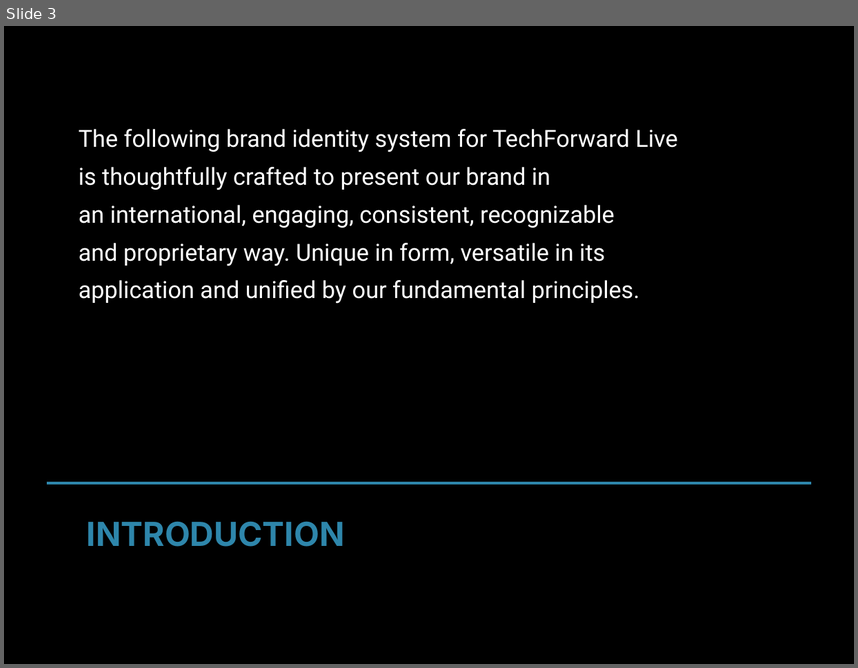
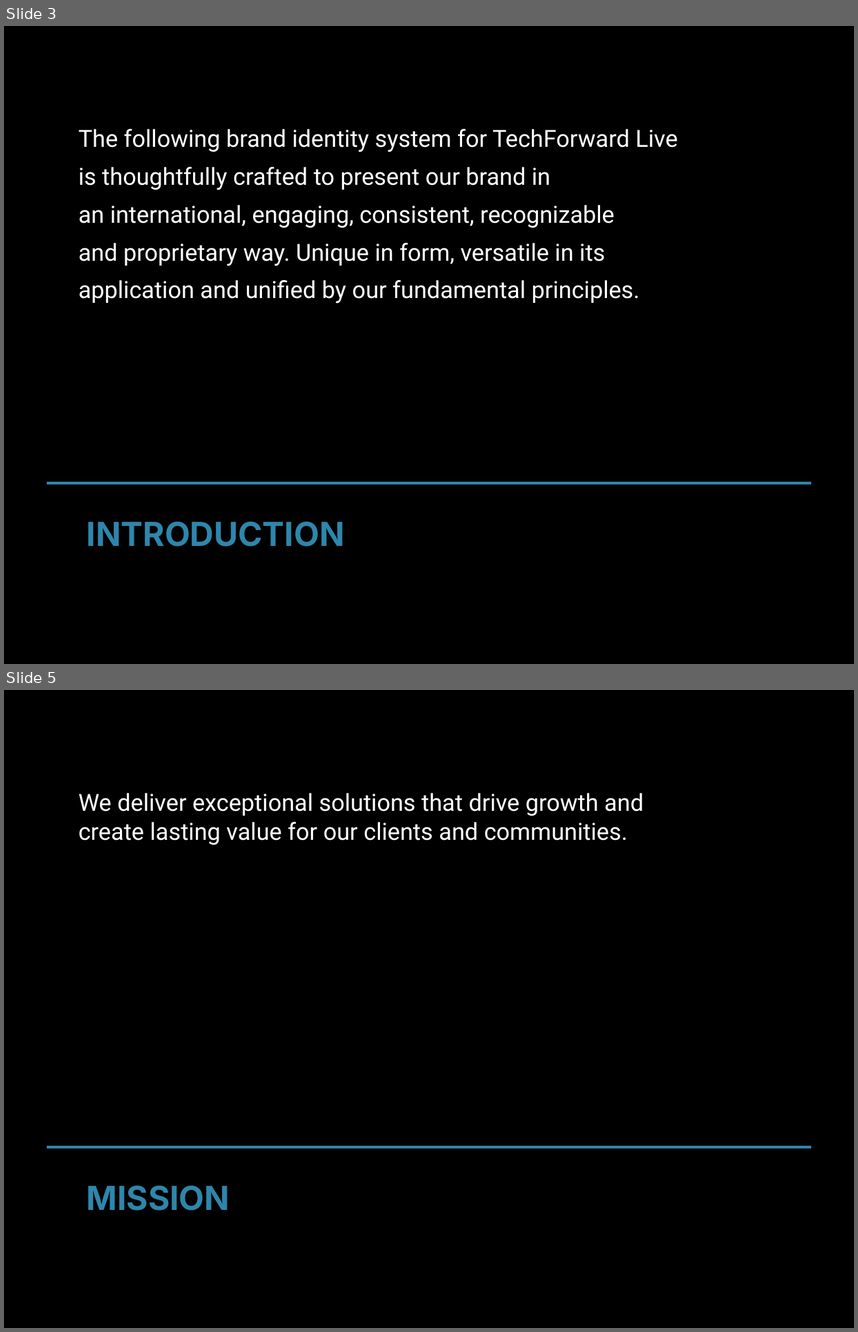
Before and after one commit to md-anas-sabah/brand_book_generator_crewai, a slide deck: output/techforward_live/techforward_live_enhanced_brand_book.pptx. Shown one above the other, each under a label of ours: slide 3 before the commit, slides 3 and 5 after it; the slides between them are not shown. The pictures are 858x668 and 858x1332 pixels, drawn with LibreOffice and Linux fonts; fonts in the diff are those of the drawing. Boxes give left, top, right and bottom in pixels: in the first picture for what was removed or moved away, otherwise in the second. Text is boxed around its words. In the diff, an @@ line names an element or a change of style, - is before the commit and + after.

```diff
--- a/output/techforward_live/techforward_live_enhanced_brand_book.pptx
+++ b/output/techforward_live/techforward_live_enhanced_brand_book.pptx
@@ slide 5 added at [4, 690, 854, 1328], background #000000 @@
@@ text added at [79, 793, 644, 845], 20 pt, text #FFFFFF @@
+We deliver exceptional solutions that drive growth and create lasting value for our clients and communities.
@@ line added from (47, 1147) to (811, 1147), #2E86AB 2 pt @@
@@ text added at [87, 1185, 230, 1210], 28 pt, text #2E86AB, bold @@
+MISSION
```
Also in this commit, not shown: 7 slides changed, 1 other slide added, 19 other files.
